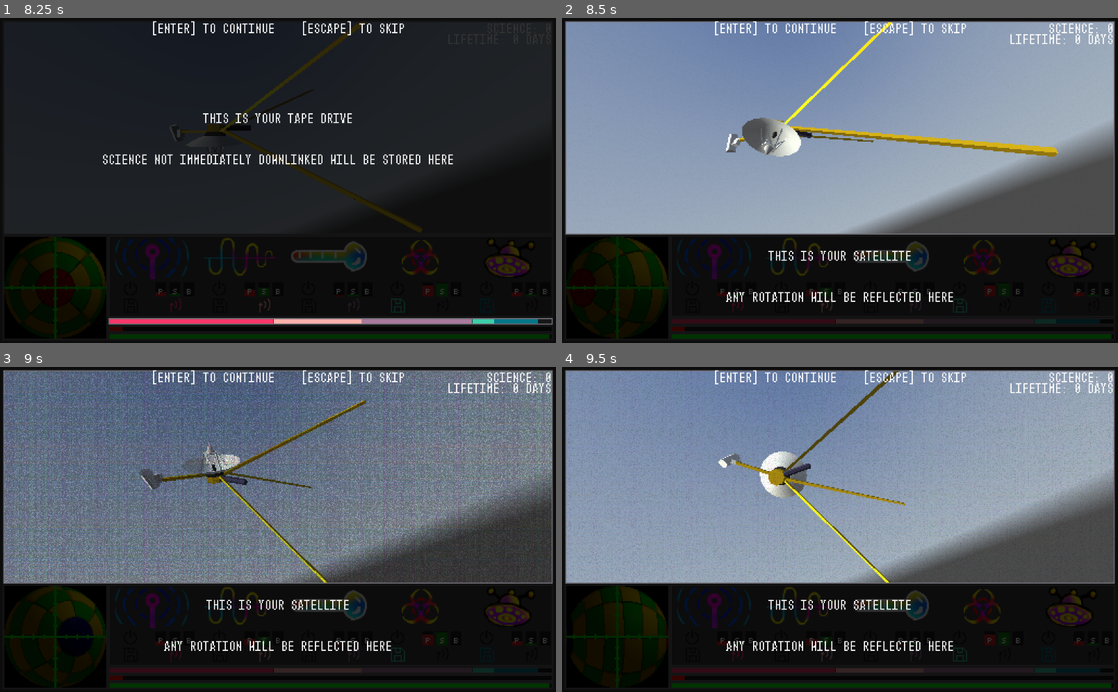
Above: before the commit, frames 1-4 (two rows, left to right).
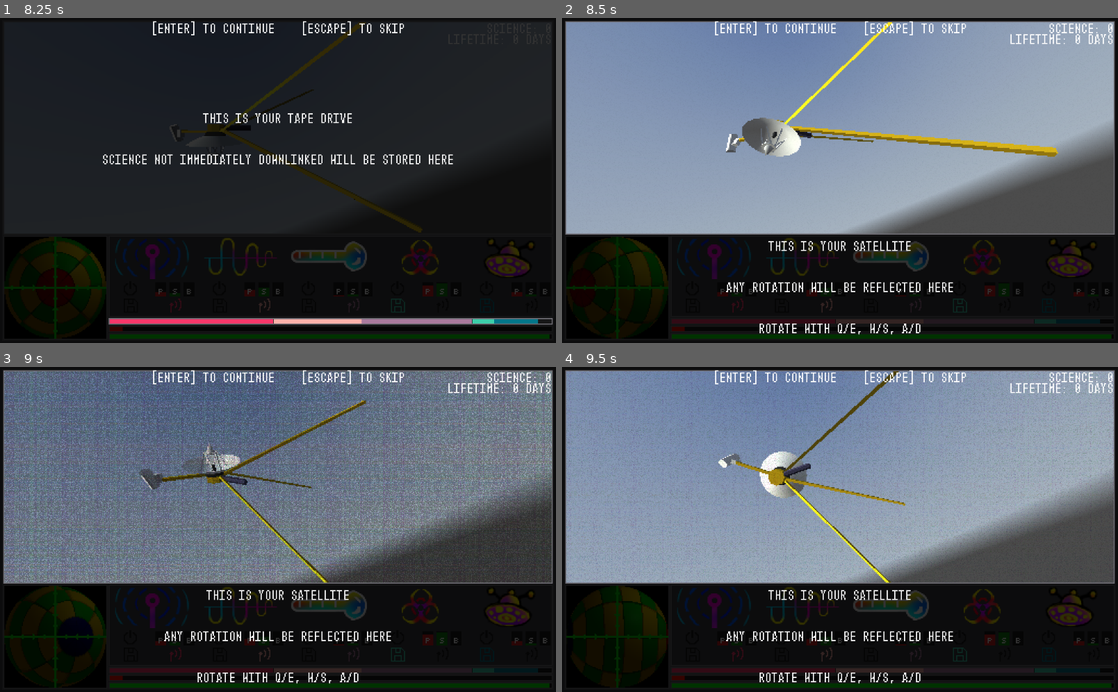
Above: after the commit, the same moments.

Repository: njmuggio/major-jam-isolation
Game: Godot game, scene res://Tutorial.tscn
The game is run twice, just before and just after one commit, with the same random seed, the same clock (stepped at 60 frames per second) and the same inputs. A sky picture missing from this copy of the repository is replaced by a grey-blue gradient.
Inputs (mouse positions are in pixels of both pictures, inside the frame that each line leads up to):
- Up to frame 1 (8.25 s): click (127, 287) at 0.52 s; click (127, 304) at 1.27 s; click (172, 304) at 2.02 s; click (127, 287) at 2.77 s; click (127, 304) at 3.52 s; click (172, 304) at 4.27 s; click (127, 287) at 5.02 s; click (127, 304) at 5.77 s; click (172, 304) at 6.52 s; tap Enter (ui_accept) at 7.25, 7.52, 8 s; hold S (pitch_neg) 7.28-8.03 s; tap W (pitch_pos) at 8.1 s
- Up to frame 2 (8.5 s): tap Enter (ui_accept) at 8.27 s
- Up to frame 3 (9 s): hold A (roll_neg) from 8.78 s (still down)
- Up to frame 4 (9.5 s): keep holding A (roll_neg)

Frame 1 is identical in both runs. In frame 2, 1.8% of the frame differs, in the area x 29-71%, y 68-98%; in frame 3, 1.8%; in frame 4, 1.8%.
Error in both runs: Invalid call. Nonexistent function 'try_broadcast' in base 'Node2D (Tutorial.gd)'. (res://Sensor.gd:77)

Commit message:
Added QWASDE to tutorial

Diff:
--- a/Tutorial.gd
+++ b/Tutorial.gd
@@ -47,7 +47,7 @@
 	"This is your generator\n\nYou will generate power until this bar runs out",
 	"This is your battery\n\nGenerated power will be stored here\n\nAll flight systems deplete battery power",
 	"This is your tape drive\n\nScience not immediately downlinked will be stored here",
-	"This is your satellite\n\nAny rotation will be reflected here",
+	"This is your satellite\n\nAny rotation will be reflected here\n\nRotate with Q/E, W/S, A/D",
 	"This is your gimbal\n\nWhen the red circle is centered, your antenna is pointed at Earth\n\nScience takes less power to downlink if Earth is in focus",
 	"These are your sensors\n\nThese are used to collect and transmit science",
 	"These are the sensor power buttons\n\nSensors consume extra power when on\n\nWhen a sensor is on, it is always storing to the tape\nor downlinking data",
@@ -94,7 +94,7 @@
 
 	match currentTutorialFrame:
 		4:
-			$Tut/Text.rect_position = Vector2(0, 150)
+			$Tut/Text.rect_position = Vector2(0, 160)
 		_:
 			$Tut/Text.rect_position = tutRect
 
